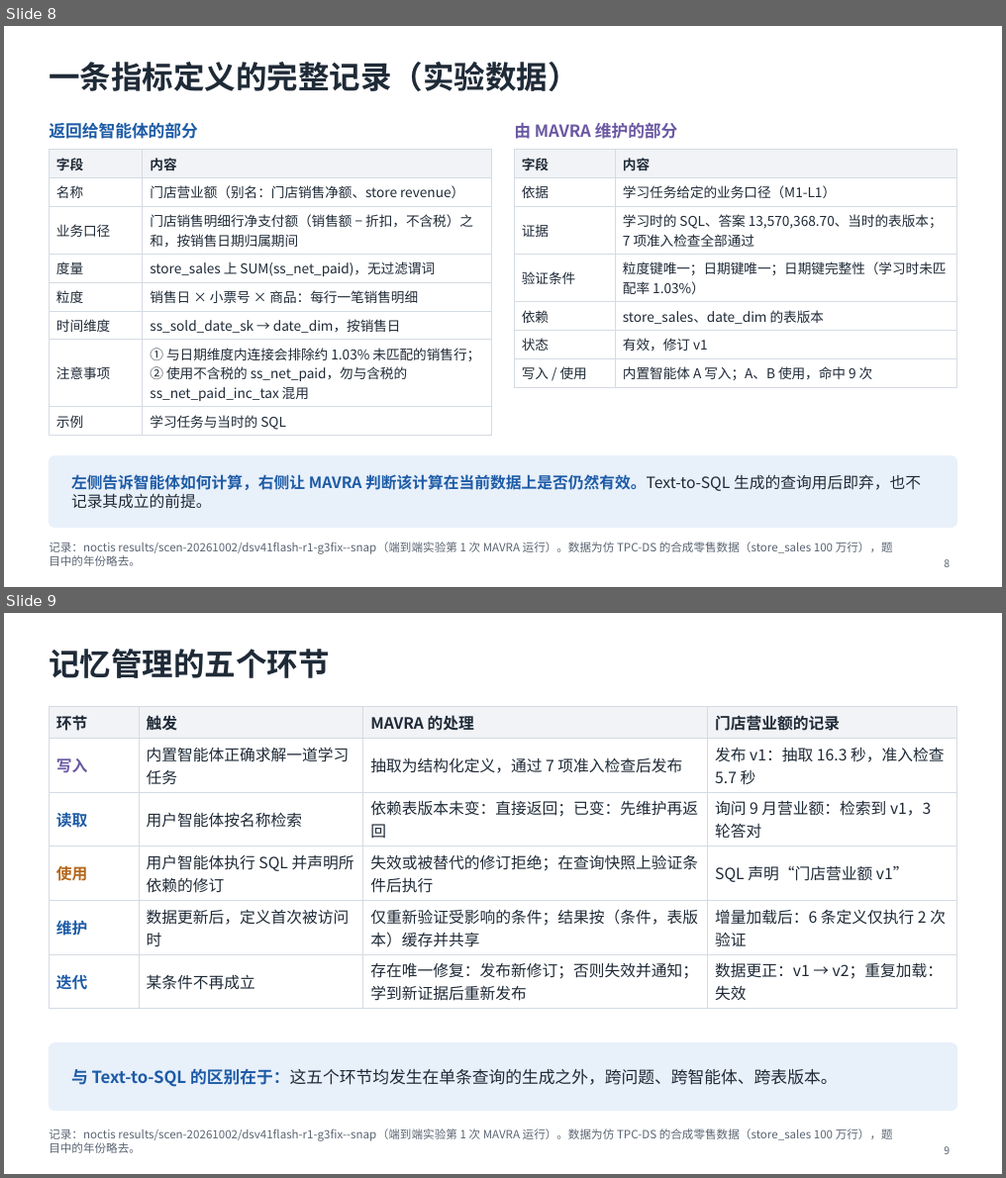
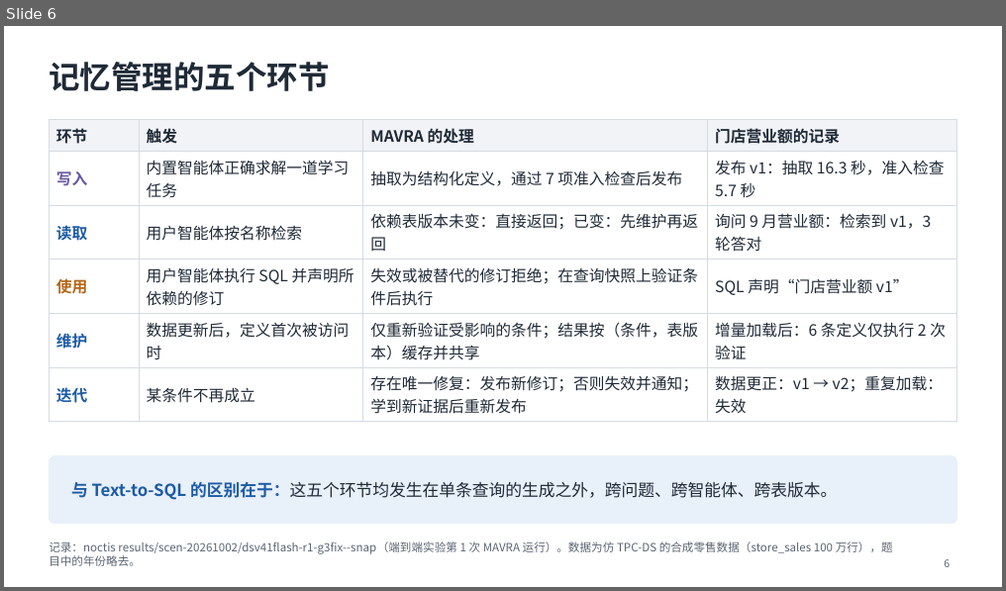
Before and after one commit to mmmttt000045/agent4db-adapter, a slide deck: docs/mavra-system.pptx. Shown one above the other, each under a label of ours: slides 8 and 9 before the commit, slide 6 after it. The pictures are 1006x1178 and 1006x591 pixels, drawn with LibreOffice and Linux fonts; fonts in the diff are those of the drawing. Boxes give left, top, right and bottom in pixels: in the first picture for what was removed or moved away, otherwise in the second. Text is boxed around its words. In the diff, an @@ line names an element or a change of style, - is before the commit and + after.

```diff
--- a/docs/mavra-system.pptx
+++ b/docs/mavra-system.pptx
@@ slide 8 removed at [4, 26, 1002, 587], background #FFFFFF @@
@@ title removed at [49, 62, 578, 91] @@
-一条指标定义的完整记录（实验数据）
@@ text removed at [49, 122, 198, 139] @@
-返回给智能体的部分
@@ text removed at [514, 122, 678, 139] @@
-由 MAVRA 维护的部分
@@ table removed at [49, 150, 492, 434], 8 rows, 2 columns @@
-字段 | 内容
-名称 | 门店营业额（别名：门店销售净额、store revenue）
-业务口径 | 门店销售明细行净支付额（销售额 − 折扣，不含税）之和，按销售日期归属期间
-度量 | store_sales 上 SUM(ss_net_paid)，无过滤谓词
-粒度 | 销售日 × 小票号 × 商品：每行一笔销售明细
-时间维度 | ss_sold_date_sk → date_dim，按销售日
-注意事项 | ① 与日期维度内连接会排除约 1.03% 未匹配的销售行；② 使用不含税的 ss_net_paid，勿与含税的 ss_net_paid_inc_tax 混用
-示例 | 学习任务与当时的 SQL
@@ table removed at [515, 150, 957, 384], 7 rows, 2 columns @@
-字段 | 内容
-依据 | 学习任务给定的业务口径（M1-L1）
-证据 | 学习时的 SQL、答案 13,570,368.70、当时的表版本；7 项准入检查全部通过
-验证条件 | 粒度键唯一；日期键唯一；日期键完整性（学习时未匹配率 1.03%）
-依赖 | store_sales、date_dim 的表版本
-状态 | 有效，修订 v1
-写入 / 使用 | 内置智能体 A 写入；A、B 使用，命中 9 次
@@ rounded rectangle removed at [49, 457, 957, 528] @@
@@ text removed at [71, 474, 921, 509] @@
-左侧告诉智能体如何计算，右侧让 MAVRA 判断该计算在当前数据上是否仍然有效。Text-to-SQL 生成的查询用后即弃，也不记录其成立的前提。
@@ text removed at [49, 542, 893, 567] @@
-记录：noctis results/scen-20261002/dsv41flash-r1-g3fix--snap（端到端实验第 1 次 MAVRA 运行）。数据为仿 TPC-DS 的合成零售数据（store_sales 100 万行），题目中的年份略去。
@@ page number removed at [944, 560, 949, 568] @@
-8
@@ what was slide 9 is now slide 6 @@
```
Also in this commit, not shown: 6 slides changed, 1 slide added, 6 other slides removed, 2 other files.
